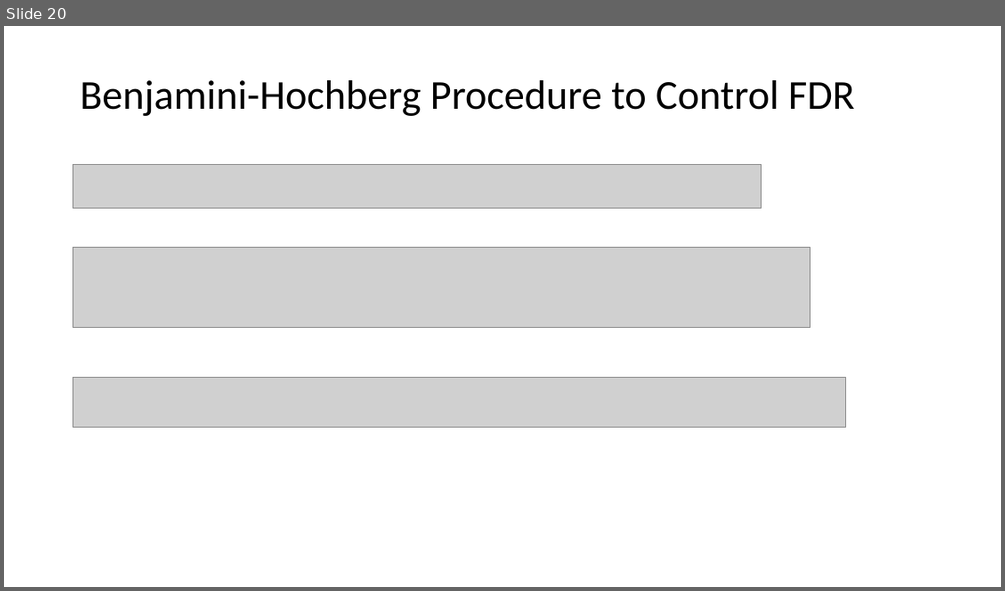
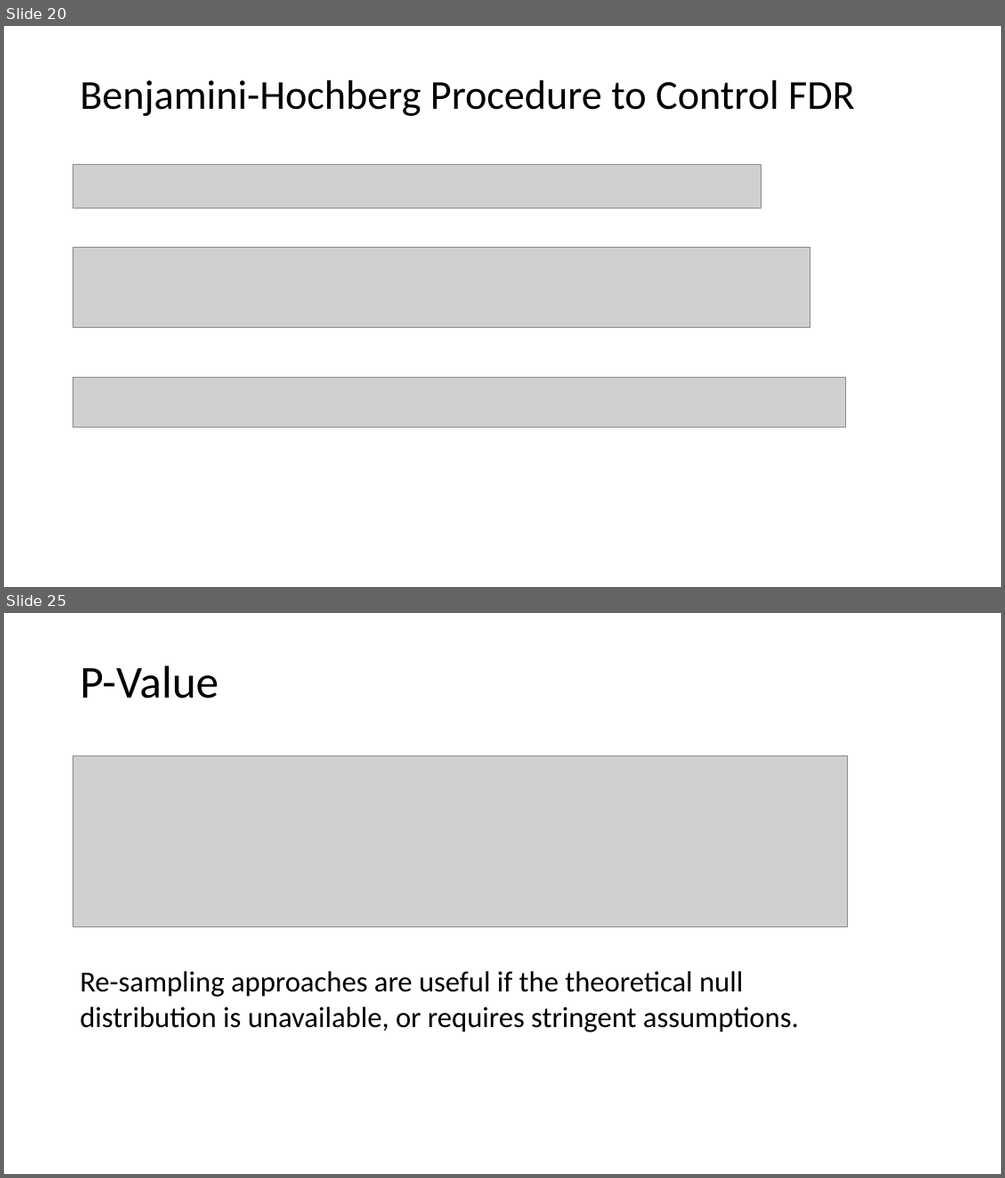
Before and after one commit to tianzheng4/tianzheng4.github.io, a slide deck: _umkc-teaching/slides/Lecture13.pptx. Shown one above the other, each under a label of ours: slide 20 before the commit, slides 20 and 25 after it; the slides between them are not shown. The pictures are 1005x591 and 1005x1178 pixels, drawn with LibreOffice and Linux fonts; fonts in the diff are those of the drawing; grey boxes stand for pictures. Boxes give left, top, right and bottom in pixels: in the first picture for what was removed or moved away, otherwise in the second. Text is boxed around its words. In the diff, an @@ line names an element or a change of style, - is before the commit and + after.

```diff
--- a/_umkc-teaching/slides/Lecture13.pptx
+++ b/_umkc-teaching/slides/Lecture13.pptx
@@ slide 25 added at (4,613,1001,1174), background #FFFFFF @@
@@ title added at (80,666,218,698), 44 pt, text #000000 @@
+P-Value
@@ picture added at (73,755,848,926) @@
@@ text added at (80,971,799,1032), 28 pt, text #000000 @@
+Re-sampling approaches are useful if the theoretical null distribution is unavailable, or requires stringent assumptions.
```
Also in this commit, not shown: 4 other slides added, 1 slide removed, 1 other file.
